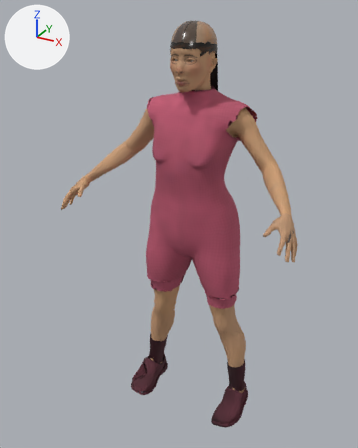
What one commit did to the glTF model studio/public/assets/characters/char.female-dewasa-daster/char.female-dewasa-daster.glb.
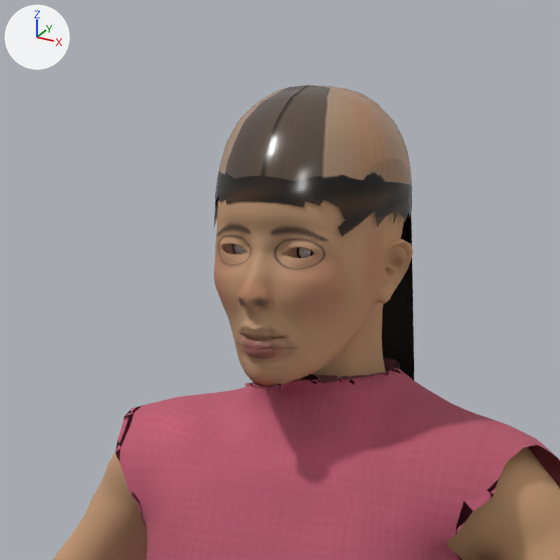
The first picture shows the older version from a camera (50 mm lens) standing at (0.832, -1.671, 1.656) and looking at (-0.04, -0.086, 0.863). The close-ups show the older and then the newer version on the part from 33% to 71% of the width and 0% to 30% of the height of that picture. Only the edits that show in the close-ups are written down. The axes (+X, +Y, +Z) are drawn at upper left. The lights are the same throughout.

Script lines for the objects in view, before the commit:
```python
ob_char_female_dewasa_daster_mesh = bpy.data.objects.new('char.female-dewasa-daster-mesh', me_char_female_dewasa_daster)
ob_char_female_dewasa_daster_mesh.location = (0.0, 0.0, 0.0)
```
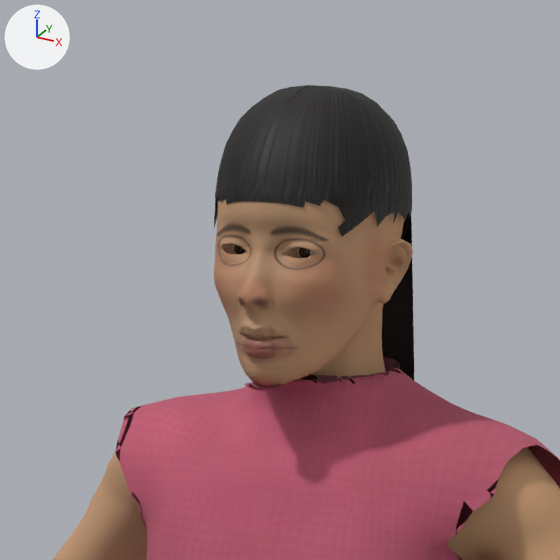
Boxes (x1, y1, x2, y2) around the edits, measured in the close-ups (560 x 560 px):
'char.female-dewasa-daster-mesh', surface changed (brown to black)
    both: (214, 85, 412, 393)

The change, as a diff of the scene's bpy script:
```diff
--- a/studio/public/assets/characters/char.female-dewasa-daster/char.female-dewasa-daster.glb.py
+++ b/studio/public/assets/characters/char.female-dewasa-daster/char.female-dewasa-daster.glb.py
@@ mat_hair @@
 n4 = _N.new('ShaderNodeTexImage'); n4.name = 'Image Texture'
-n4.image = img_tex27
+n4.image = img_tex30
 n5 = _N.new('ShaderNodeMath'); n5.name = 'Math.002'
@@ mat_hair @@
 n7 = _N.new('ShaderNodeTexImage'); n7.name = 'Image Texture.001'
-n7.image = img_tex28
+n7.image = img_tex31
 n8 = _N.new('ShaderNodeNormalMap'); n8.name = 'Normal Map'
@@ mat_hair @@
 n9 = _N.new('ShaderNodeTexImage'); n9.name = 'Image Texture.002'
-n9.image = img_tex29
+n9.image = img_tex32
 _L.new(n0.outputs[0], n1.inputs[0])  # 'BSDF' to 'Surface'
```
